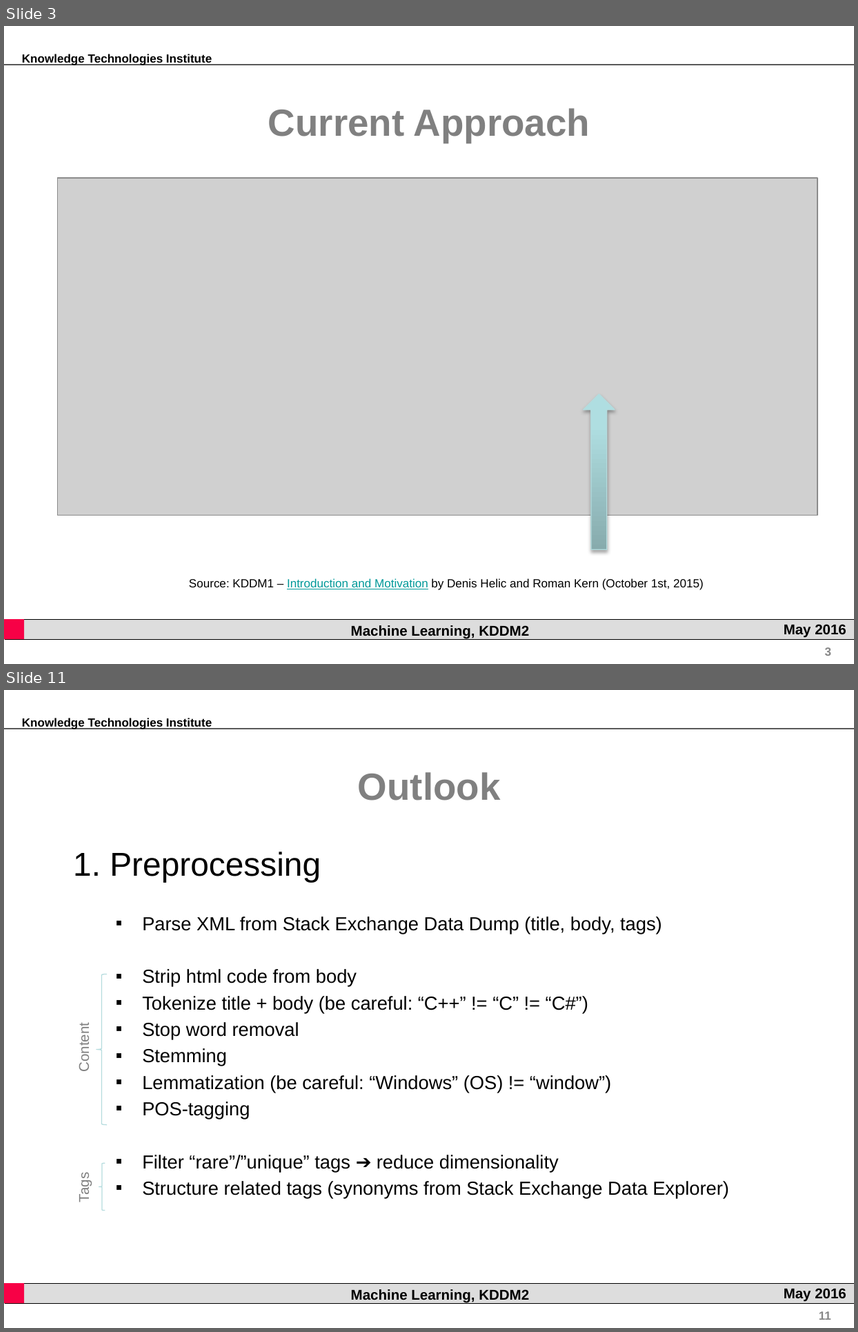
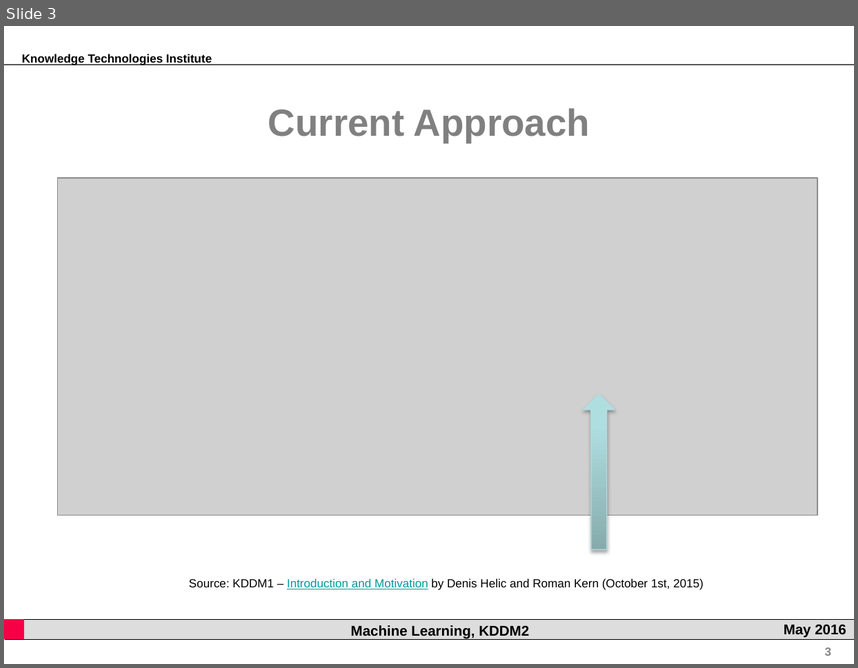
Before and after one commit to rsamer/MLSE, a slide deck: presentation/interim/Presentation.pptx. Shown one above the other, each under a label of ours: slides 3 and 11 before the commit, slide 3 after it; the slides between them are not shown. The pictures are 858x1332 and 858x668 pixels, drawn with LibreOffice and Linux fonts; fonts in the diff are those of the drawing; grey boxes stand for pictures; background and template pictures are left out. Boxes give left, top, right and bottom in pixels: in the first picture for what was removed or moved away, otherwise in the second. Text is boxed around its words. In the diff, an @@ line names an element or a change of style, - is before the commit and + after.

```diff
--- a/presentation/interim/Presentation.pptx
+++ b/presentation/interim/Presentation.pptx
@@ slide 11 removed at [4,690,854,1328], background #FFFFFF; not listed: 7 template elements that a slide beside it also shows @@
@@ text removed at [358,772,501,800] @@
-Outlook
@@ text removed at [73,851,729,1199] @@
-1. Preprocessing
-  ▪ Parse XML from Stack Exchange Data Dump (title, body, tags)
-  ▪ Strip html code from body
-  ▪ Tokenize title + body (be careful: “C++” != “C” != “C#”)
-  ▪ Stop word removal
-  ▪ Stemming
-  ▪ Lemmatization (be careful: “Windows” (OS) != “window”)
-  ▪ POS-tagging
-  ▪ Filter “rare”/”unique” tags ➔ reduce dimensionality
-  ▪ Structure related tags (synonyms from Stack Exchange Data Explorer)
@@ left brace removed at [96,974,107,1125] @@
@@ text removed at [76,1027,92,1071] @@
-Content
@@ left brace removed at [99,1163,105,1210] @@
@@ text removed at [76,1175,92,1201] @@
-Tags
```
Also in this commit, not shown: 4 slides changed, 6 slides added, 6 other slides removed.
